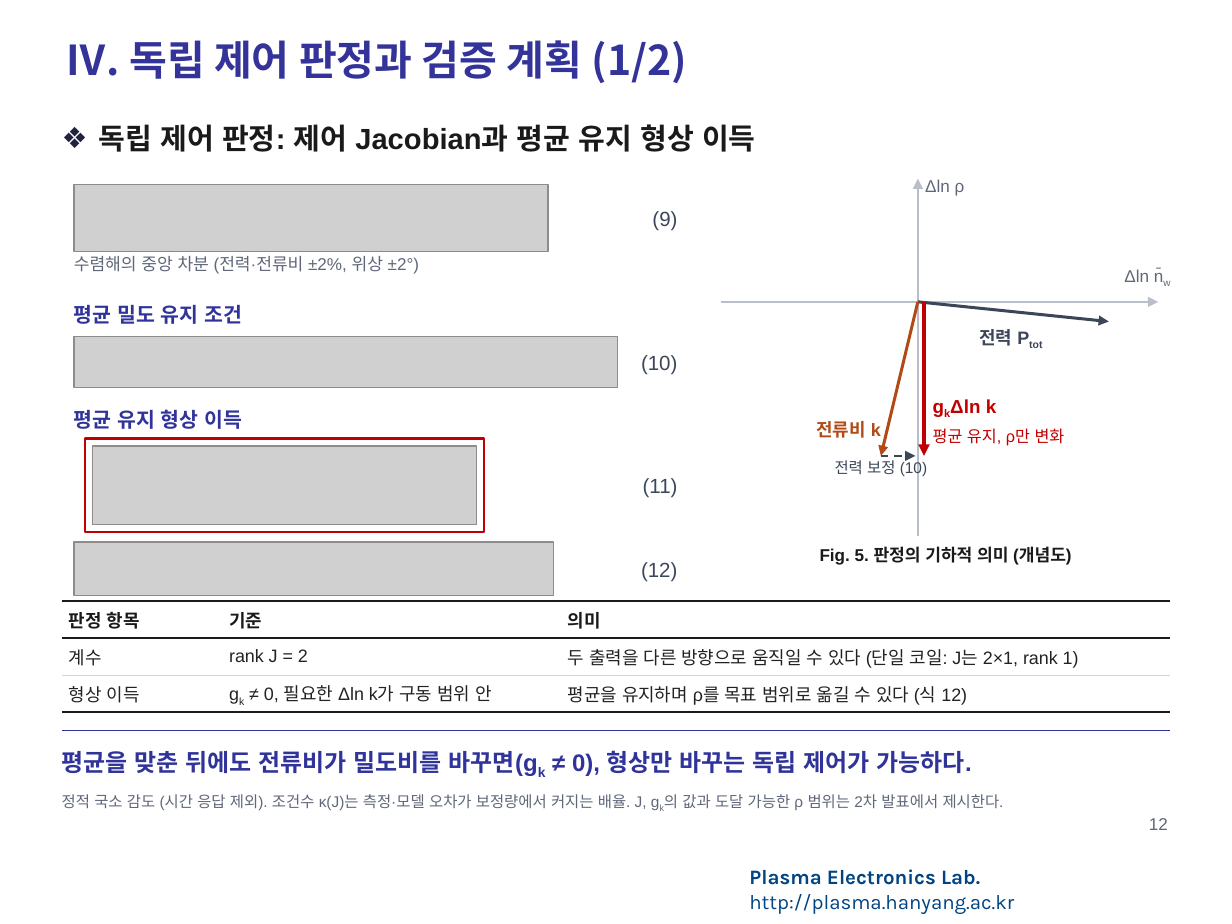
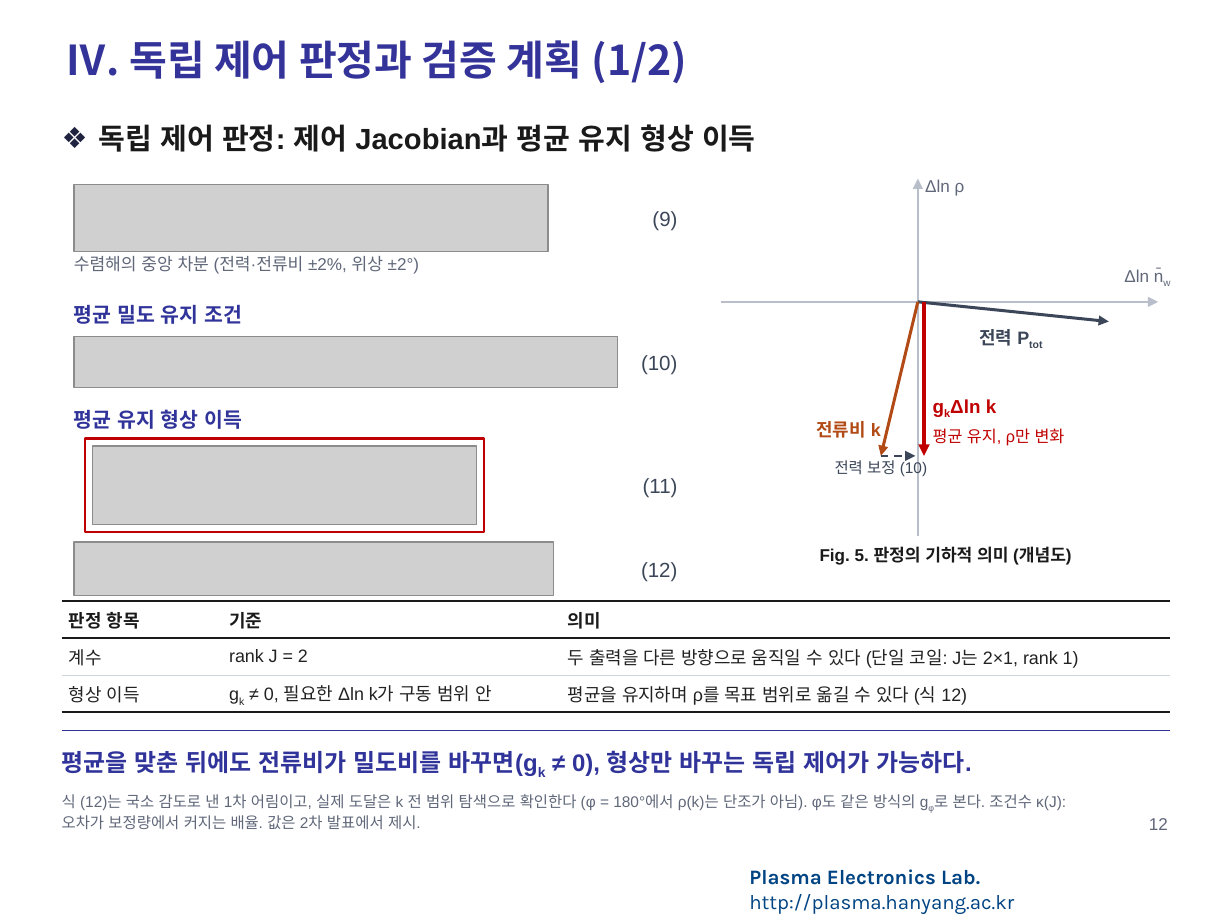
Before and after one commit to garlicjam-pyo/plasma, a slide deck: slide 12 of presentations/1차발표_피드백반영판.pptx. Drawn at 1232x924 pixels with LibreOffice and Linux fonts; fonts in the diff are those of the drawing; grey boxes stand for pictures; background and template pictures are left out. Boxes give left, top, right and bottom in pixels: in the first picture for what was removed or moved away, otherwise in the second. Text is boxed around its words. In the diff, an @@ line names an element or a change of style, - is before the commit and + after.

```diff
--- a/presentations/1차발표_피드백반영판.pptx
+++ b/presentations/1차발표_피드백반영판.pptx
@@ text at [62,794,1066,829]: text changed @@
-정적 국소 감도 (시간 응답 제외). 조건수 κ(J)는 측정·모델 오차가 보정량에서 커지는 배율. J, gk의 값과 도달 가능한 ρ 범위는 2차 발표에서 제시한다.
+식 (12)는 국소 감도로 낸 1차 어림이고, 실제 도달은 k 전 범위 탐색으로 확인한다 (φ = 180°에서 ρ(k)는 단조가 아님). φ도 같은 방식의 gφ로 본다. 조건수 κ(J): 오차가 보정량에서 커지는 배율. 값은 2차 발표에서 제시.
```
Also in this commit, not shown: 12 other slides changed, 2 slides added, 1 slide removed, 15 other files.
